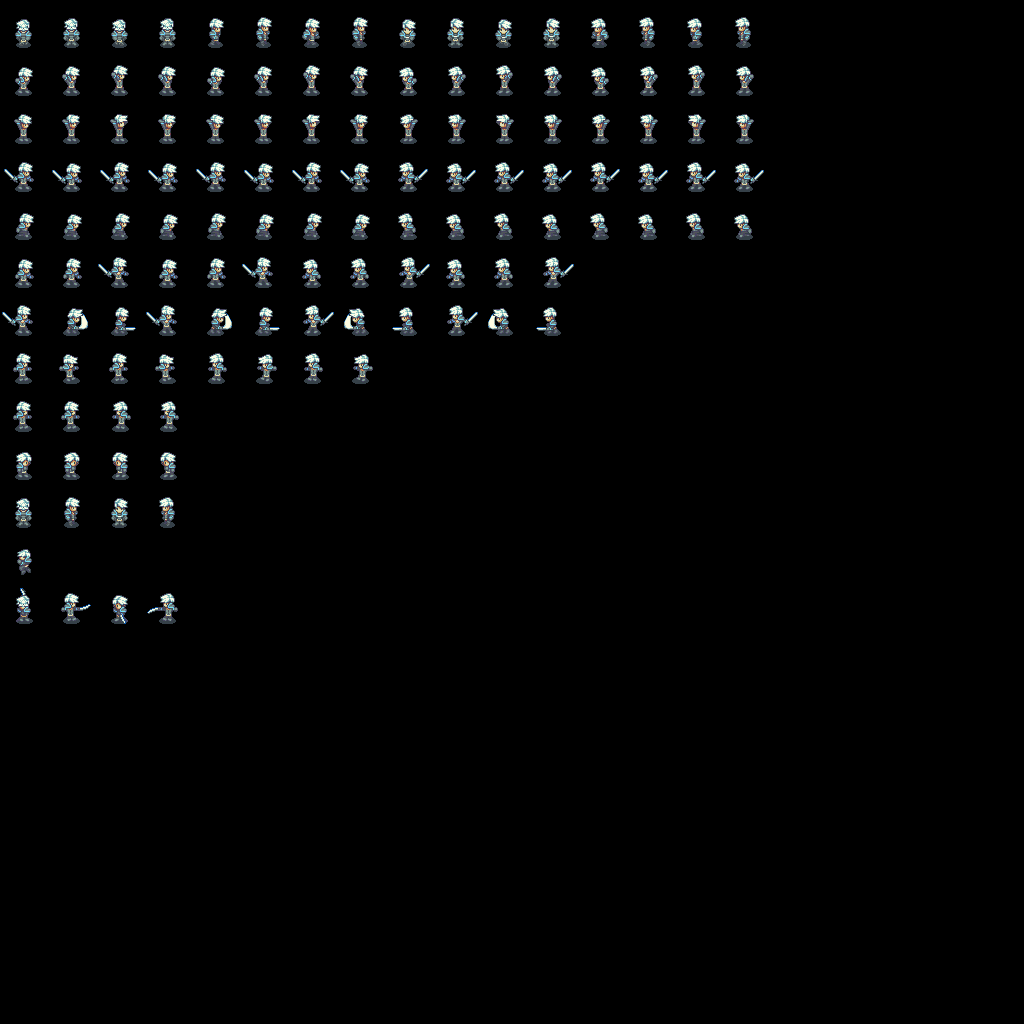
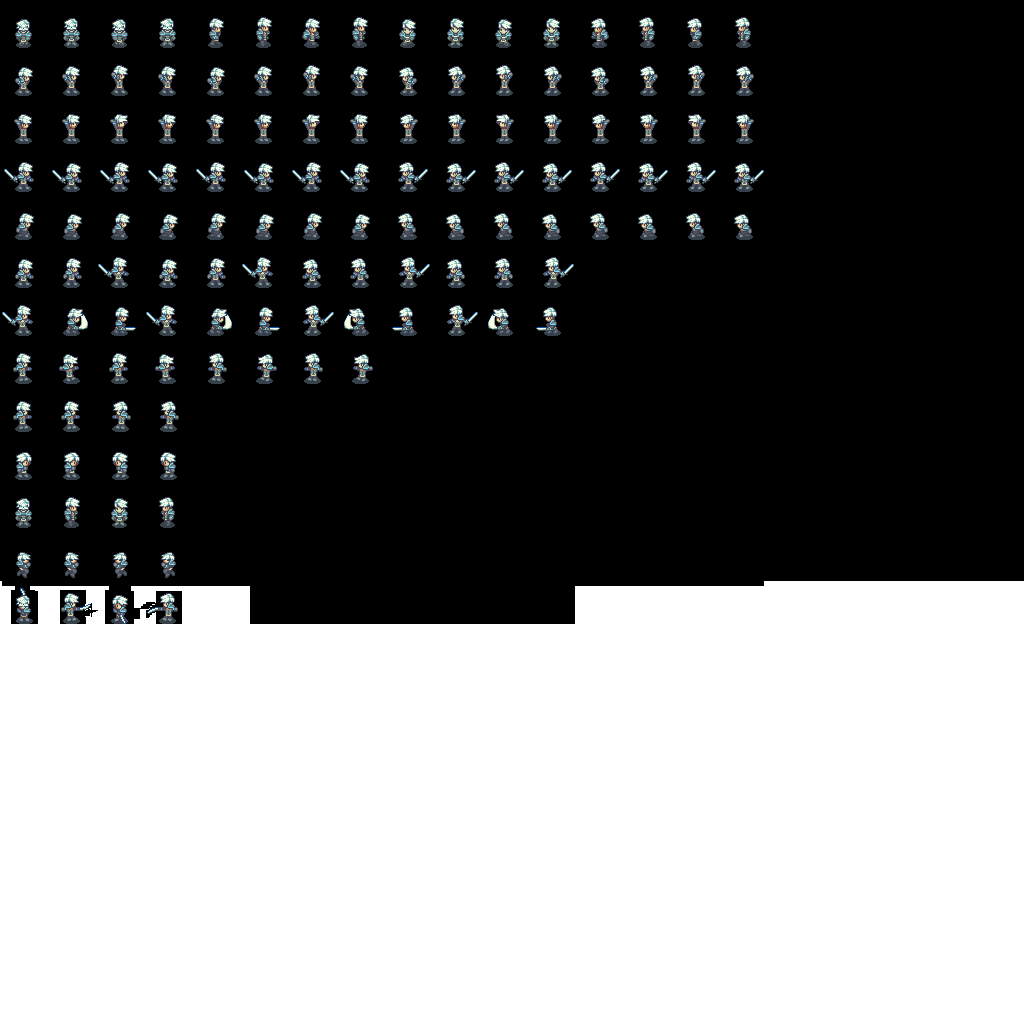
Before/after of a 1024 × 1024 layered artwork. What changed in the layer stack:
painted on "Layer 2" over [16, 549, 176, 578]
